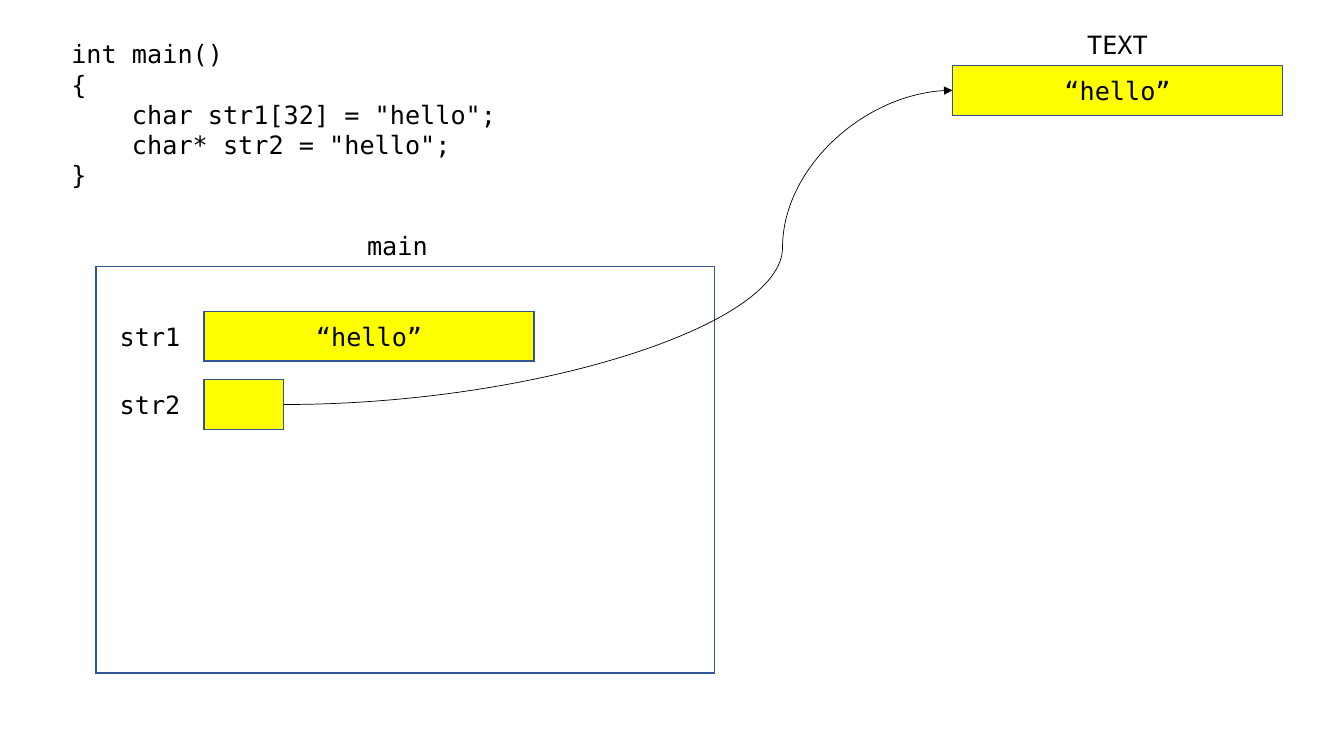
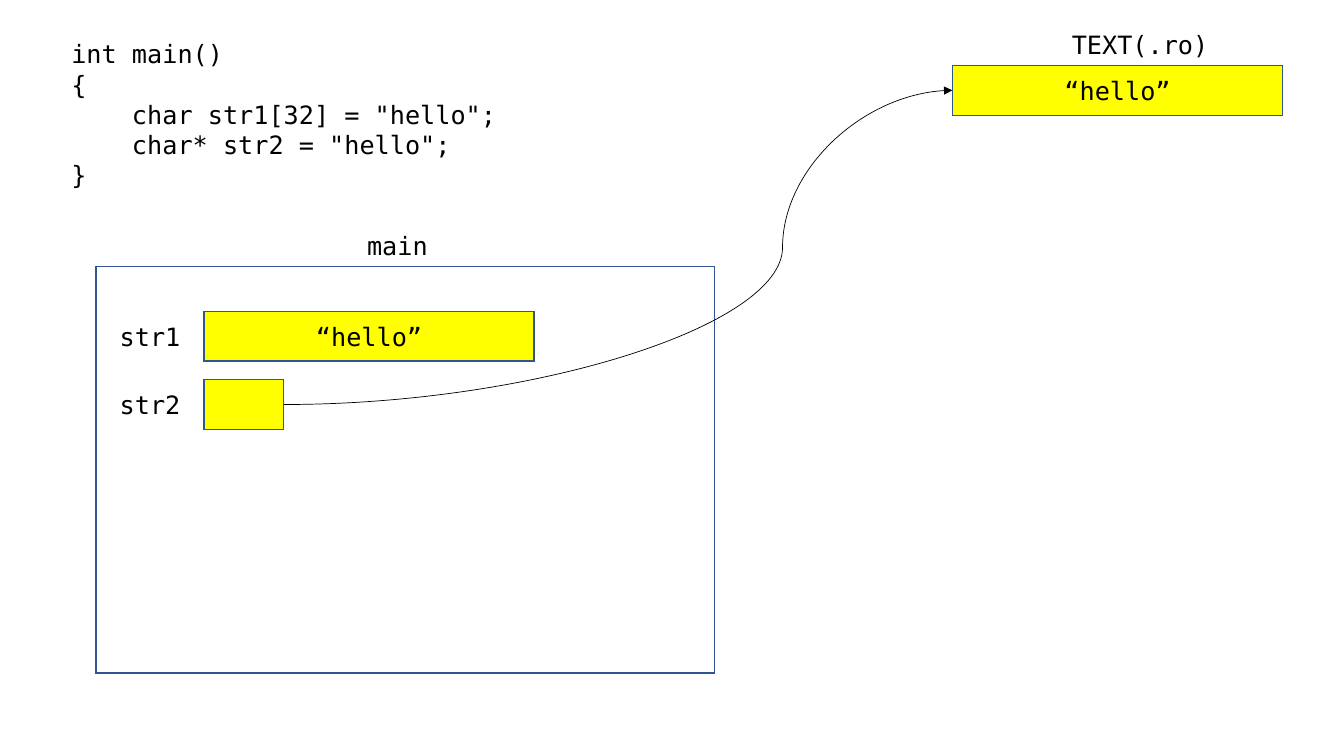
Before and after one commit to Mike7Chu/hyundai_230303, a slide deck: slide 1 of 230303.pptx. Drawn at 1344x756 pixels with LibreOffice and Linux fonts; fonts in the diff are those of the drawing. Boxes give left, top, right and bottom in pixels: in the first picture for what was removed or moved away, otherwise in the second. Text is boxed around its words. In the diff, an @@ line names an element or a change of style, - is before the commit and + after.

```diff
--- a/230303.pptx
+++ b/230303.pptx
@@ text at (1072,35,1209,58): text changed @@
-TEXT
+TEXT(.ro)
```
Also in this commit, not shown: 2 other files.
